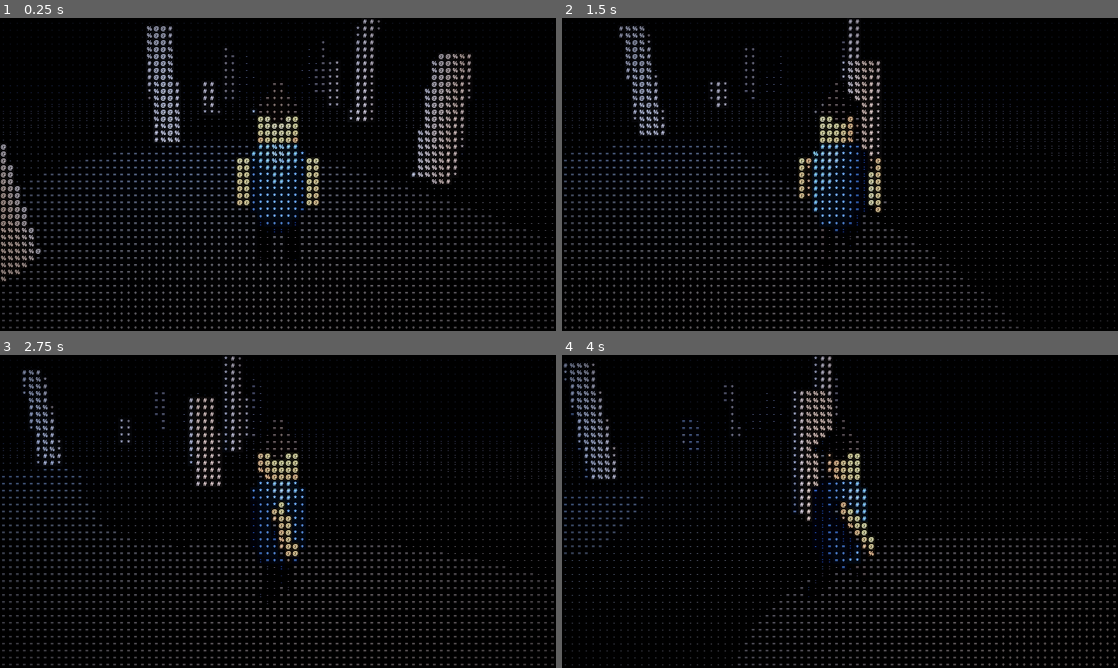
Above: before the commit, frames 1-4 (two rows, left to right).
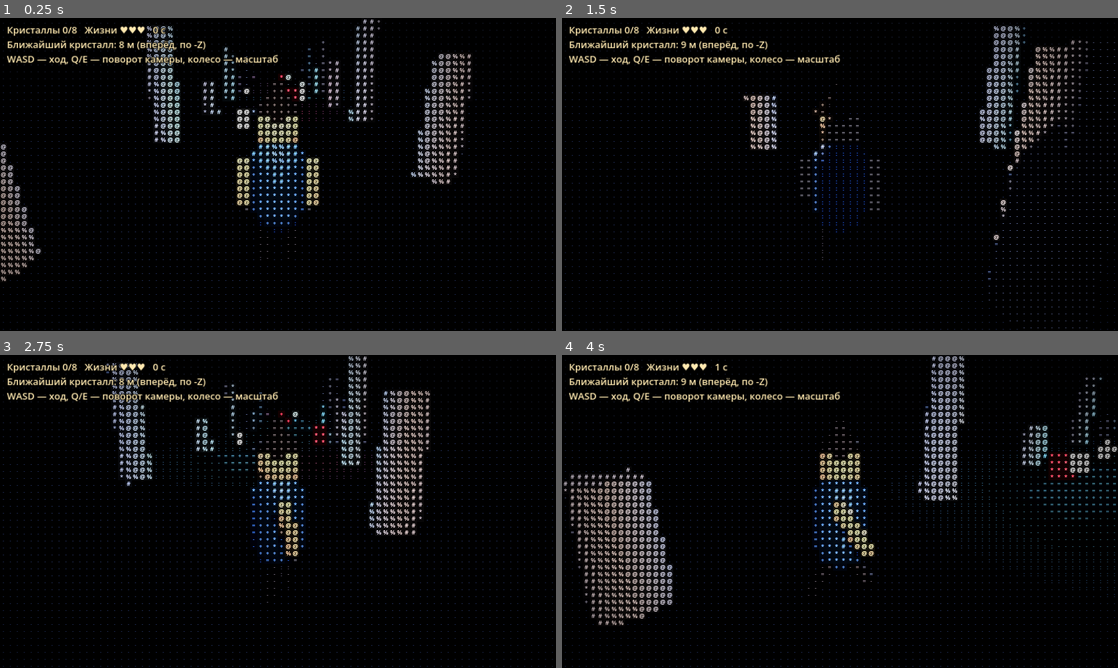
Above: after the commit, the same moments.

Repository: arteick/proxy-test
Game: Godot game, scene res://main.tscn
Same seed, same stepped clock (60 frames per second), same inputs: the game is played once before the commit and once after it.
Inputs (mouse positions are in pixels of both pictures, inside the frame that each line leads up to):
- Up to frame 1 (0.25 s): no input
- Up to frame 2 (1.5 s): tap Enter at 0.5 s; move the mouse to (962, 158) at 0.52 s; hold D 0.53-1.28 s; hold Q 0.53-1.28 s; tap R at 0.6 s; click (962, 158) at 0.67 s; move the mouse to (728, 190) at 1.27 s; hold S from 1.28 s (still down); tap Q at 1.35 s
- Up to frame 3 (2.75 s): tap E at 1.55 s; move the mouse to (333, 442) at 2.02 s; release S at 2.03 s; hold D from 2.03 s (still down); hold E from 2.03 s (still down); tap R at 2.3 s
- Up to frame 4 (4 s): move the mouse to (812, 574) at 2.77 s; release D at 2.78 s; release E at 2.78 s; hold W 2.78-3.53 s; tap R at 2.85 s; click (812, 574) at 2.92 s; tap Q at 3.05 s; move the mouse to (1006, 558) at 3.52 s; hold A from 3.53 s (still down); hold Q from 3.53 s (still down); tap E at 3.8 s

The runs differ from the first frame. In frame 1, 9.4% of the frame differs, in the area x 0-100%, y 2-100%; in frame 2, 12%; in frame 3, 13%; in frame 4, 14%, in the area x 0-100%, y 0-100%.

Commit message:
Чат: MVP «Кристаллы и тени»
Co-Authored-By: Claude Sonnet 5.5 <noreply@anthropic.com>
Claude-Session: https://claude.ai/code/session_012rMzq7UFSecCFxbjwUGo1q

Diff:
--- /dev/null
+++ b/godot/scripts/game.gd
@@ -0,0 +1,60 @@
+# Правила игры без зависимости от сцены (тестируется headless).
+# Цель: собрать все кристаллы, не дав теням отнять все жизни.
+
+const CRYSTALS := 8
+const ENEMIES := 3
+const PICK_R := 1.0
+const HIT_R := 0.9
+const SEE_R := 12.0
+const ENEMY_SPEED := 3.0
+const HP_MAX := 3
+const INVULN := 1.2
+
+var crystals: Array = []   # Vector2(x, z)
+var enemies: Array = []    # Vector2(x, z)
+var homes: Array = []      # где тень стоит, пока героя не видно
+var hp := HP_MAX
+var score := 0
+var time := 0.0
+var hurt_cd := 0.0
+var state := "play"        # play | win | lose
+
+func _init(seed_value: int = 1) -> void:
+	var rng := RandomNumberGenerator.new()
+	rng.seed = seed_value
+	for i in CRYSTALS:
+		var z := -6.0 - (i + rng.randf()) * (54.0 / CRYSTALS)
+		crystals.append(Vector2(rng.randf_range(-3.0, 3.0), z))
+	for i in ENEMIES:
+		var z := -14.0 - i * 18.0 - rng.randf() * 6.0
+		enemies.append(Vector2(rng.randf_range(-3.0, 3.0), z))
+	homes = enemies.duplicate()
+
+# Один тик. hero — позиция героя (Vector3). Возвращает события: "pick", "hurt", "win", "lose".
+func update(hero: Vector3, dt: float) -> Array:
+	var ev: Array = []
+	if state != "play":
+		return ev
+	time += dt
+	hurt_cd = maxf(0.0, hurt_cd - dt)
+	var h := Vector2(hero.x, hero.z)
+	for i in range(crystals.size() - 1, -1, -1):
+		if crystals[i].distance_to(h) < PICK_R:
+			crystals.remove_at(i)
+			score += 1
+			ev.append("pick")
+	for i in enemies.size():
+		var e: Vector2 = enemies[i]
+		var target: Vector2 = h if e.distance_to(h) < SEE_R else homes[i]
+		enemies[i] = e.move_toward(target, ENEMY_SPEED * dt)
+		if enemies[i].distance_to(h) < HIT_R and hurt_cd == 0.0:
+			hp -= 1
+			hurt_cd = INVULN
+			ev.append("hurt")
+	if hp <= 0:
+		state = "lose"
+		ev.append("lose")
+	elif crystals.is_empty():
+		state = "win"
+		ev.append("win")
+	return ev
--- a/godot/scripts/world.gd
+++ b/godot/scripts/world.gd
@@ -1,6 +1,7 @@
 extends Node3D
 const Ascii = preload("res://scripts/ascii.gd")
 const Move = preload("res://scripts/move.gd")
+const Game = preload("res://scripts/game.gd")
 # Сцена целиком в коде: колонны, персонаж, свет, камера и ASCII-постобработка.
 
 const FAR := 60.0
@@ -18,6 +19,11 @@
 var leg_l := Node3D.new(); var leg_r := Node3D.new()
 var zoom := 1.0
 var t := 0.0
+var game: Game
+var crystal_nodes: Array = []
+var enemy_nodes: Array = []
+var hud: Label
+var run_seed := 1
 
 func _mat(c: Color, rough: float) -> StandardMaterial3D:
 	var m := StandardMaterial3D.new()
@@ -77,6 +83,45 @@
 	cam.fov = 50.0
 	add_child(cam)
 	_build_ascii_pass()
+	hud = Label.new()
+	hud.position = Vector2(16, 12)
+	hud.add_theme_font_size_override("font_size", 22)
+	hud.add_theme_color_override("font_color", Color("ffe9b0"))
+	hud.add_theme_color_override("font_outline_color", Color.BLACK)
+	hud.add_theme_constant_override("outline_size", 6)
+	var layer := CanvasLayer.new()
+	layer.add_child(hud)
+	add_child(layer)
+	_new_game()
+
+func _new_game() -> void:
+	for n in crystal_nodes + enemy_nodes:
+		n.queue_free()
+	crystal_nodes.clear(); enemy_nodes.clear()
+	game = Game.new(run_seed)
+	run_seed += 1
+	hero.position = Vector3.ZERO
+	var gem := _mat(Color("6fe6ff"), 0.2)
+	gem.emission_enabled = true
+	gem.emission = Color("6fe6ff")
+	gem.emission_energy_multiplier = 2.0
+	var shade := _mat(Color("1a0c14"), 0.9)
+	shade.emission_enabled = true
+	shade.emission = Color("ff3050")
+	for c in game.crystals:
+		var m := SphereMesh.new(); m.radius = 0.3; m.height = 0.8
+		var mi := _mesh(m, gem, Vector3(c.x, 1.0, c.y))
+		var l := OmniLight3D.new()
+		l.light_color = Color("6fe6ff"); l.omni_range = 8.0; l.light_energy = 2.5
+		mi.add_child(l)
+		crystal_nodes.append(mi)
+	for e in game.enemies:
+		var m := SphereMesh.new(); m.radius = 0.55; m.height = 1.1
+		var mi := _mesh(m, shade, Vector3(e.x, 1.0, e.y))
+		var l := OmniLight3D.new()
+		l.light_color = Color("ff3050"); l.omni_range = 6.0; l.light_energy = 1.5
+		mi.add_child(l)
+		enemy_nodes.append(mi)
 
 func _build_hero() -> void:
 	add_child(hero)
@@ -119,12 +164,48 @@
 		if e.button_index == MOUSE_BUTTON_WHEEL_DOWN: zoom = minf(2.2, zoom * 1.06)
 		if e.button_index == MOUSE_BUTTON_WHEEL_UP: zoom = maxf(0.5, zoom * 0.94)
 
+func _unhandled_key_input(e: InputEvent) -> void:
+	if e is InputEventKey and e.pressed and e.keycode == KEY_R:
+		_new_game()
+
+func _update_game(dt: float) -> void:
+	var ev := game.update(hero.position, dt)
+	# кристаллы подбираются по порядку удаления с конца: пересобираем узлы по совпадению позиции
+	while crystal_nodes.size() > game.crystals.size():
+		for i in crystal_nodes.size():
+			var p: Vector3 = crystal_nodes[i].position
+			if not game.crystals.has(Vector2(p.x, p.z)):
+				crystal_nodes[i].queue_free()
+				crystal_nodes.remove_at(i)
+				break
+	for i in crystal_nodes.size():
+		crystal_nodes[i].position.y = 1.0 + sin(t * 2.0 + i) * 0.15
+		crystal_nodes[i].rotation.y = t
+	for i in enemy_nodes.size():
+		enemy_nodes[i].position = Vector3(game.enemies[i].x, 1.0 + sin(t * 3.0 + i) * 0.2, game.enemies[i].y)
+	if ev.has("hurt"):
+		key.light_energy = 14.0
+	key.light_energy = lerpf(key.light_energy, 6.0, minf(1.0, dt * 5.0))
+	var line := "Кристаллы %d/%d   Жизни %s   %d с" % [game.score, Game.CRYSTALS, "♥".repeat(maxi(game.hp, 0)) + "·".repeat(Game.HP_MAX - maxi(game.hp, 0)), int(game.time)]
+	if game.state == "win":
+		line += "\n\nПобеда! R — заново"
+	elif game.state == "lose":
+		line += "\n\nТени взяли своё. R — заново"
+	else:
+		var best := INF
+		for c in game.crystals:
+			best = minf(best, c.distance_to(Vector2(hero.position.x, hero.position.z)))
+		line += "\nБлижайший кристалл: %d м (вперёд, по -Z)" % int(best)
+		line += "\nWASD — ход, Q/E — поворот камеры, колесо — масштаб"
+	hud.text = line
+
 func _process(dt: float) -> void:
 	t += dt
+	yaw += (float(Input.is_key_pressed(KEY_Q)) - float(Input.is_key_pressed(KEY_E))) * 1.8 * dt
 	var wasd := Vector2(
 		float(Input.is_key_pressed(KEY_D)) - float(Input.is_key_pressed(KEY_A)),
 		float(Input.is_key_pressed(KEY_W)) - float(Input.is_key_pressed(KEY_S)))
-	var dir := Move.wish_dir(wasd, yaw)
+	var dir := Move.wish_dir(wasd, yaw) if game.state == "play" else Vector3.ZERO
 	moving = dir != Vector3.ZERO
 	if moving:
 		hero.position = Move.step(hero.position, dir, SPEED, dt, HERO_R, colliders)
@@ -137,3 +218,4 @@
 	key.position = base + Vector3((m.x - 0.5) * 12.0, 1.2 + (1.0 - m.y) * 5.0, 2.0 + sin(t * 0.7))
 	cam.position = base + Vector3(0, 2.0 * zoom + 1.0, 4.6 * zoom).rotated(Vector3.UP, yaw)
 	cam.look_at(base + Vector3(0, 1.5, 0))
+	_update_game(dt)
--- a/godot/tests/run.gd
+++ b/godot/tests/run.gd
@@ -1,6 +1,7 @@
 extends SceneTree
 const Ascii = preload("res://scripts/ascii.gd")
 const Move = preload("res://scripts/move.gd")
+const Game = preload("res://scripts/game.gd")
 # Запуск: godot --headless --path godot -s tests/run.gd
 
 var fails := 0
@@ -23,4 +24,30 @@
 	var p := Move.step(Vector3(0, 0, 3), Vector3(0, 0, -1), 2.0, 1.0, 0.5, wall)
 	check(p.z >= 1.5 - 0.001, "коллизия: не заходит в колонну")
 	check(Move.step(Vector3(5, 0, 5), Vector3(1, 0, 0), 2.0, 0.5, 0.5, wall).x == 6.0, "движение без препятствий")
+	var g := Game.new(7)
+	check(g.crystals.size() == Game.CRYSTALS and g.enemies.size() == Game.ENEMIES, "игра: старт, кристаллы и тени")
+	check(Game.new(7).crystals == g.crystals and Game.new(8).crystals != g.crystals, "игра: seed детерминирован")
+	var c0: Vector2 = g.crystals[0]
+	g.enemies = [Vector2(500, 500)]
+	g.homes = g.enemies.duplicate()
+	var ev := g.update(Vector3(c0.x, 0, c0.y), 0.016)
+	check(ev.has("pick") and g.score == 1 and g.crystals.size() == Game.CRYSTALS - 1, "игра: подбор кристалла")
+	g.enemies = [Vector2(0, 0)]
+	g.homes = g.enemies.duplicate()
+	var far_hero := Vector3(0, 0, 8)
+	g.update(far_hero, 1.0)
+	check(g.enemies[0].y > 2.0 and g.enemies[0].y < 4.0, "игра: тень идёт к герою со своей скоростью")
+	g.enemies = [Vector2(0, 8)]
+	check(g.update(far_hero, 0.016).has("hurt") and g.hp == Game.HP_MAX - 1, "игра: касание тени отнимает жизнь")
+	g.update(far_hero, 0.016)
+	check(g.hp == Game.HP_MAX - 1, "игра: неуязвимость после удара")
+	g.hp = 1; g.hurt_cd = 0.0
+	check(g.update(far_hero, 0.016).has("lose") and g.state == "lose", "игра: поражение")
+	check(g.update(far_hero, 1.0).is_empty(), "игра: после конца события не идут")
+	var w := Game.new(3)
+	w.enemies = []; w.homes = []
+	var evs: Array = []
+	for c in w.crystals.duplicate():
+		evs = w.update(Vector3(c.x, 0, c.y), 0.016)
+	check(w.state == "win" and evs.has("win"), "игра: победа после последнего кристалла")
 	quit(1 if fails else 0)
Not shown, changed: docs/DECISIONS.md
Not shown, changed: docs/MEMORY.md
Not shown, changed: docs/PROGRESS.md
Not shown, changed: docs/ROADMAP.md
Not shown, added: docs/chat/20261026-021133-5i2x.md
